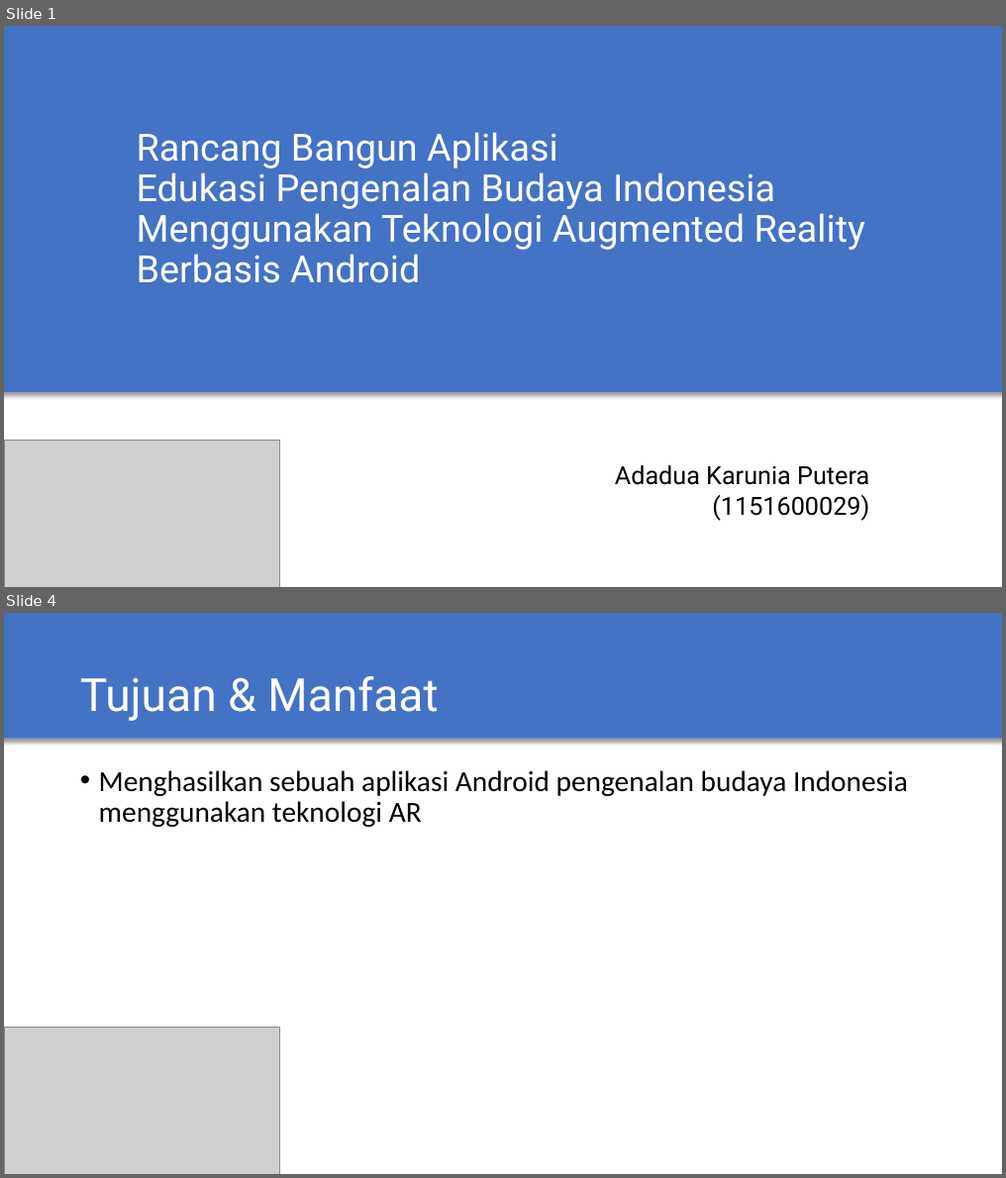
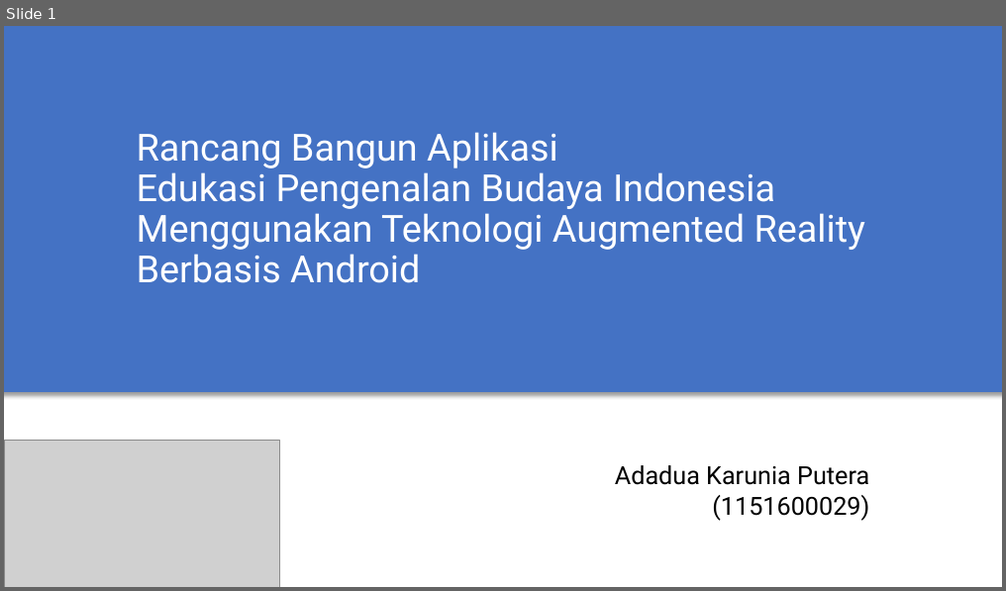
Before and after one commit to adasoraninda/slide-TA, a slide deck: presentasi-TA.pptx. Shown one above the other, each under a label of ours: slides 1 and 4 before the commit, slide 1 after it; the slides between them are not shown. The pictures are 1006x1178 and 1006x591 pixels, drawn with LibreOffice and Linux fonts; fonts in the diff are those of the drawing; grey boxes stand for pictures. Boxes give left, top, right and bottom in pixels: in the first picture for what was removed or moved away, otherwise in the second. Text is boxed around its words. In the diff, an @@ line names an element or a change of style, - is before the commit and + after.

```diff
--- a/presentasi-TA.pptx
+++ b/presentasi-TA.pptx
@@ slide 4 removed at (x1=4, y1=613, x2=1002, y2=1174), background #FFFFFF @@
@@ rectangle removed at (x1=4, y1=613, x2=1002, y2=738) @@
@@ title removed at (x1=80, y1=676, x2=438, y2=721) @@
-Tujuan & Manfaat
@@ text removed at (x1=99, y1=770, x2=908, y2=827) @@
-• Menghasilkan sebuah aplikasi Android pengenalan budaya Indonesia menggunakan teknologi AR
@@ picture removed at (x1=4, y1=1027, x2=279, y2=1174) @@
```
Also in this commit, not shown: 6 slides changed, 2 slides added, 1 other slide removed.
